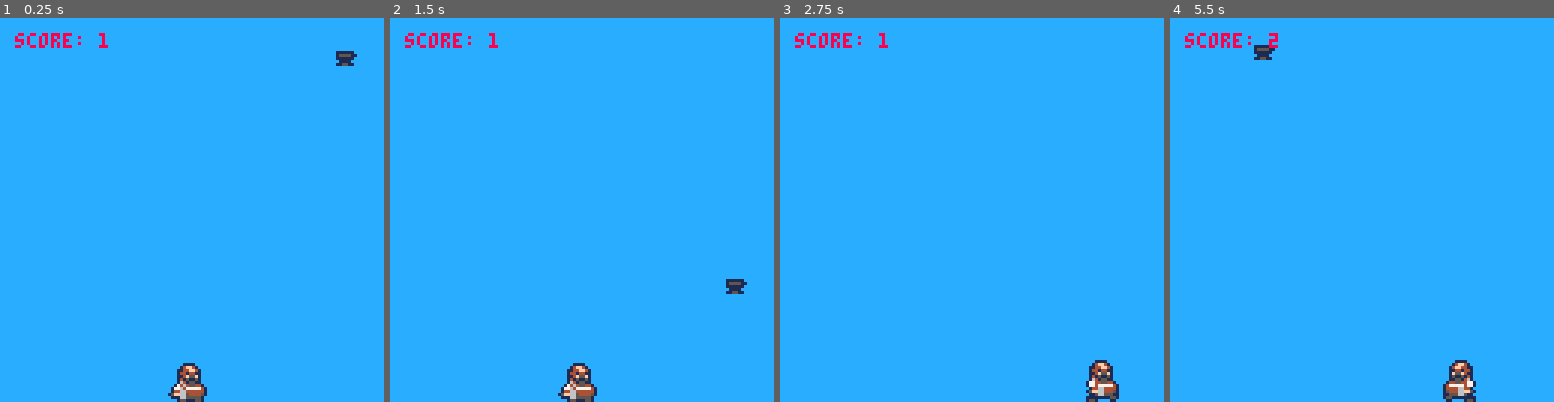
Above: before the commit, frames 1-4 (left to right).
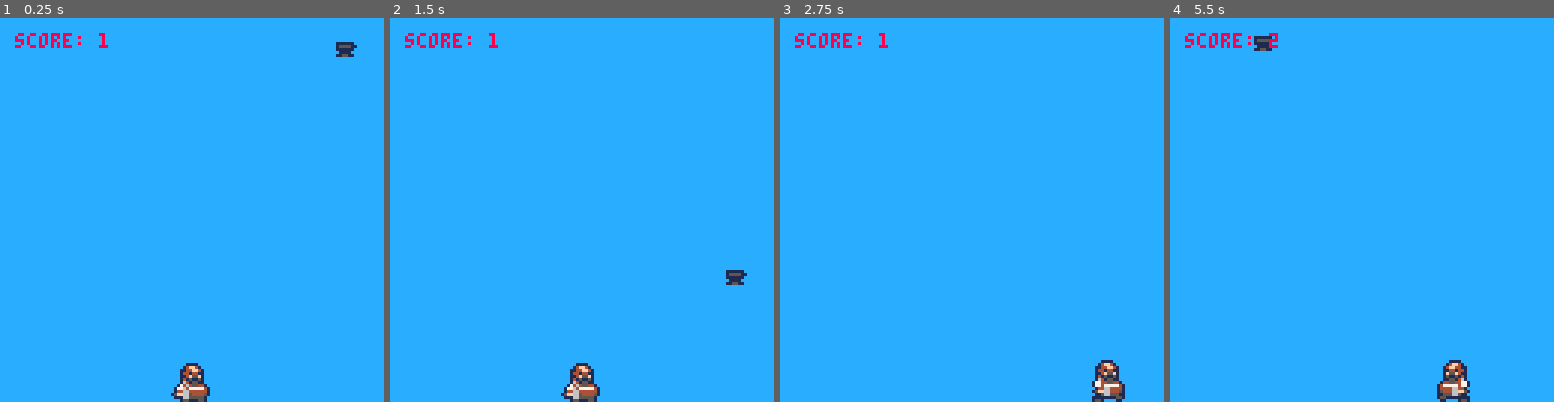
Above: after the commit, the same moments.

Repository: adamskopl/pico8
Game: PICO-8 cartridge game.p8
Two runs of this game, one before a commit and one after it. Both use one fixed random seed, a clock stepped at 60 frames per second and the inputs below.
Inputs:
- Up to frame 1 (0.25 s): no input
- Up to frame 2 (1.5 s): no input
- Up to frame 3 (2.75 s): hold Right 1.6-2.1 s; hold Right from 2.47 s (still down)
- Up to frame 4 (5.5 s): release Right at 3.03 s; hold Left 3.08-3.58 s; hold Right 4.02-4.68 s; hold Left from 5.08 s (still down)

The runs differ from the first frame. In frame 1, 0.8% of the frame differs, in the area x 43-93%, y 6-100%; in frame 2, 0.8%; in frame 3, 0.8%; in frame 4, 1.0%, in the area x 21-80%, y 4-100%.

Commit message:
game done

Diff:
--- a/game.p8
+++ b/game.p8
@@ -4,21 +4,21 @@
 #include game.lua
 
 __gfx__
-00000000000000000000000000000000000000000000000000000000000000000000000000000000000000000000000000000000000000000000000000000000
-00000000000000000000000000000000000000000000000000000000000000000000000000000000000000000000000000000000000000000000000000000000
-00000000000000000000000000011110000000000000000000000000000000000000000000000000000000000000000000000000000000000000000000000000
-1111110000000111100000000014ff41000000000000000000000000000000000000000000000000000000000000000000000000000000000000000000000000
-15555110000014ff4100000001144ff4100000000001111000000000000000000000000000000000000000000000000000000000000000000000000000000000
-111111000001144ff410000001441441100000000014ff4100000000000000000000000000000000000000000000000000000000000000000000000000000000
-0111100000014414411000000114f55f1000000001144ff410000000000000000000000000000000000000000000000000000000000000000000000000000000
-11551100000114f55f10000001415115100000000144144110000000000000000000000000000000000000000000000000000000000000000000000000000000
-00000000000141511510000001641551100000000114f55f10000000000000000000000000000000000000000000000000000000000000000000000000000000
-00000000000164155110000017744554410000000161511510000000000000000000000000000000000000000000000000000000000000000000000000000000
-00000000001746455441000017747777741000001774155141000000000000000000000000000000000000000000000000000000000000000000000000000000
-00000000017764777774100001446644441000001774755774100000000000000000000000000000000000000000000000000000000000000000000000000000
-00000000014466444444100015ff6644451000000144664444100000000000000000000000000000000000000000000000000000000000000000000000000000
-0000000015ff665444451000011566555110000015ff664445100000000000000000000000000000000000000000000000000000000000000000000000000000
-00000000011166555551000011111111551000001115665551100000000000000000000000000000000000000000000000000000000000000000000000000000
-00000000000155111551000015510000110000001551111155100000000000000000000000000000000000000000000000000000000000000000000000000000
+11111100000000000000000000000000000000000000000000000000000000000000000000000000000000000000000000000000000000000000000000000000
+15555110000000000000000000000000000000000000000000000000000000000000000000000000000000000000000000000000000000000000000000000000
+11111100000000000000000000000111100000000000000000000000000000000000000000000000000000000000000000000000000000000000000000000000
+011110000000001111000000000014ff410000000000000000000000000000000000000000000000000000000000000000000000000000000000000000000000
+115511000000014ff41000000001144ff41000000000011110000000000000000000000000000000000000000000000000000000000000000000000000000000
+0000000000001144ff4100000001441441100000000014ff41000000000000000000000000000000000000000000000000000000000000000000000000000000
+000000000000144144110000000114f55f1000000001144ff4100000000000000000000000000000000000000000000000000000000000000000000000000000
+000000000000114f55f1000000014151151000000001441441100000000000000000000000000000000000000000000000000000000000000000000000000000
+0000000000001415115100000001641551100000000114f55f100000000000000000000000000000000000000000000000000000000000000000000000000000
+00000000000016415511000000177445544100000001615115100000000000000000000000000000000000000000000000000000000000000000000000000000
+00000000000174645544100000177477777410000017741551410000000000000000000000000000000000000000000000000000000000000000000000000000
+00000000001776477777410000014466444410000017747557741000000000000000000000000000000000000000000000000000000000000000000000000000
+0000000000144664444441000015ff66444510000001446644441000000000000000000000000000000000000000000000000000000000000000000000000000
+00000000015ff6654444510000011566555110000015ff6644451000000000000000000000000000000000000000000000000000000000000000000000000000
+00000000001116655555100000111111115510000011156655511000000000000000000000000000000000000000000000000000000000000000000000000000
+00000000000015511155100000155100001100000015511111551000000000000000000000000000000000000000000000000000000000000000000000000000
 
 
